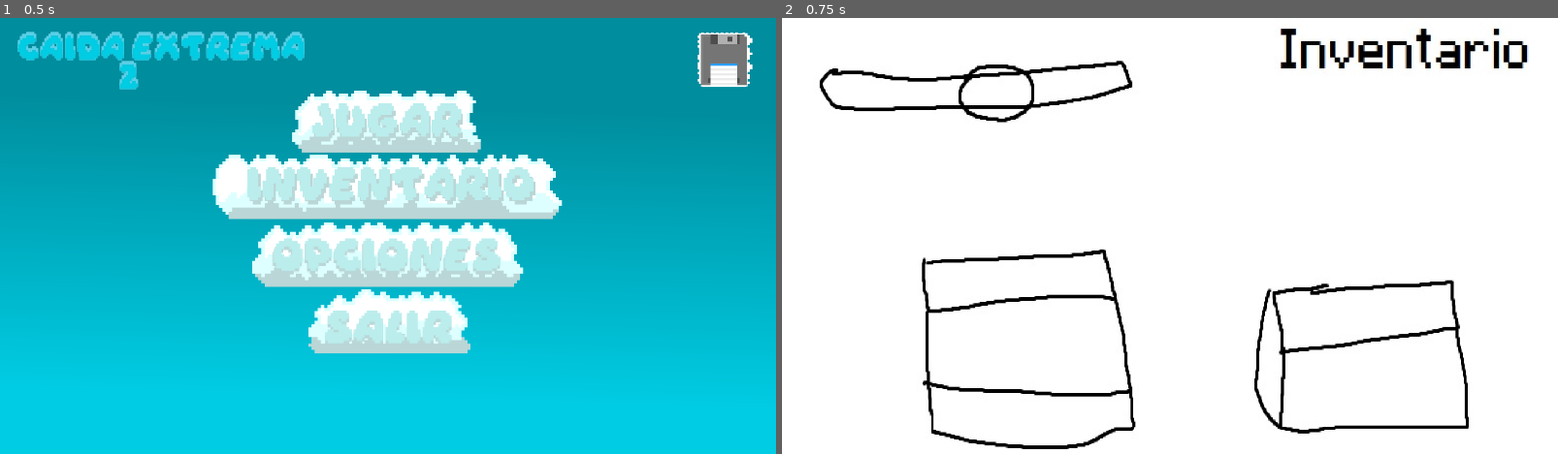
Above: before the commit, frames 1-2 (left to right).
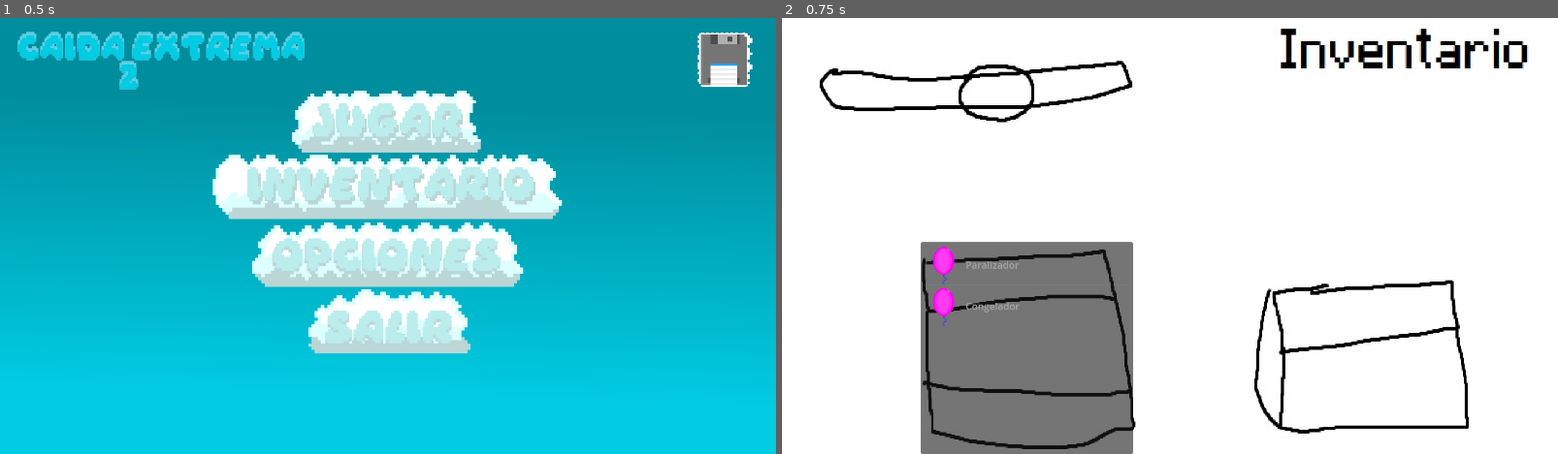
Above: after the commit, the same moments.

Repository: kevinMG01/CaidaExtrema_Version_2.1
Game: Godot game, scene res://escenas/menus/menu_principal/menu_principal.tscn
Two runs of this game, one before a commit and one after it. Both use one fixed random seed, a clock stepped at 60 frames per second and the inputs below. The project has no main scene, so this scene is started directly.
Inputs (mouse positions are in pixels of both pictures, inside the frame that each line leads up to):
- Up to frame 1 (0.5 s): no input
- Up to frame 2 (0.75 s): click (1170, 188) at 0.5 s

Frame 1 is identical in both runs. In frame 2, 12% of the frame differs, in the area x 17-46%, y 51-100%.

Commit message:
Orden de botones

Diff:
--- a/caidaextremas_version_2.1/escenas/menus/inventario/Inventario.tscn
+++ b/caidaextremas_version_2.1/escenas/menus/inventario/Inventario.tscn
@@ -1,6 +1,7 @@
-[gd_scene load_steps=2 format=3 uid="uid://dom25syo7ar7h"]
+[gd_scene load_steps=3 format=3 uid="uid://dom25syo7ar7h"]
 
 [ext_resource type="Texture2D" uid="uid://hvna3saatyhf" path="res://assets/menus/inventario/k.jpg" id="1_trr87"]
+[ext_resource type="Texture2D" uid="uid://cddlqs3hd6b53" path="res://assets/enemies/globo/Globo_enemigo_sprite_1.png" id="2_2kg2n"]
 
 [node name="Inventario" type="Control"]
 layout_mode = 3
@@ -18,3 +19,59 @@
 grow_horizontal = 2
 grow_vertical = 2
 texture = ExtResource("1_trr87")
+
+[node name="HBoxContainer" type="HBoxContainer" parent="."]
+layout_mode = 1
+anchors_preset = 15
+anchor_right = 1.0
+anchor_bottom = 1.0
+grow_horizontal = 2
+grow_vertical = 2
+
+[node name="MarginContainer" type="MarginContainer" parent="HBoxContainer"]
+layout_mode = 2
+size_flags_horizontal = 0
+theme_override_constants/margin_right = 235
+
+[node name="VBoxContainer" type="VBoxContainer" parent="HBoxContainer"]
+layout_mode = 2
+size_flags_horizontal = 4
+size_flags_vertical = 4
+
+[node name="Item_seleccionado" type="GridContainer" parent="HBoxContainer/VBoxContainer"]
+custom_minimum_size = Vector2(250, 150)
+layout_mode = 2
+size_flags_horizontal = 2
+size_flags_vertical = 10
+
+[node name="MarginContainer" type="MarginContainer" parent="HBoxContainer/VBoxContainer"]
+layout_mode = 2
+theme_override_constants/margin_top = 440
+
+[node name="VBoxContainer" type="VBoxContainer" parent="."]
+layout_mode = 1
+anchors_preset = 15
+anchor_right = 1.0
+anchor_bottom = 1.0
+grow_horizontal = 2
+grow_vertical = 2
+
+[node name="HBoxContainer" type="HBoxContainer" parent="VBoxContainer"]
+layout_mode = 2
+size_flags_vertical = 10
+
+[node name="MarginContainer" type="MarginContainer" parent="VBoxContainer/HBoxContainer"]
+layout_mode = 2
+theme_override_constants/margin_right = 225
+
+[node name="ItemList" type="ItemList" parent="VBoxContainer/HBoxContainer"]
+custom_minimum_size = Vector2(350, 350)
+layout_mode = 2
+size_flags_horizontal = 0
+size_flags_vertical = 10
+select_mode = 1
+item_count = 2
+item_0/text = "Paralizador"
+item_0/icon = ExtResource("2_2kg2n")
+item_1/text = "Congelador"
+item_1/icon = ExtResource("2_2kg2n")
--- a/caidaextremas_version_2.1/escenas/menus/menu_de_niveles/Menu_de_zonas.tscn
+++ b/caidaextremas_version_2.1/escenas/menus/menu_de_niveles/Menu_de_zonas.tscn
@@ -1,6 +1,7 @@
-[gd_scene load_steps=2 format=3 uid="uid://ex6riwp4ua5i"]
+[gd_scene load_steps=3 format=3 uid="uid://ex6riwp4ua5i"]
 
 [ext_resource type="Texture2D" uid="uid://cbrv6t6ldtup1" path="res://assets/menus/menu_de_niveles/d.jpg" id="1_2geil"]
+[ext_resource type="Texture2D" uid="uid://cddlqs3hd6b53" path="res://assets/enemies/globo/Globo_enemigo_sprite_1.png" id="2_5d0gk"]
 
 [node name="MenuDeZonas" type="Control"]
 layout_mode = 3
@@ -10,7 +11,7 @@
 grow_horizontal = 2
 grow_vertical = 2
 
-[node name="TextureRect" type="TextureRect" parent="."]
+[node name="Fondo" type="TextureRect" parent="."]
 layout_mode = 1
 anchors_preset = 15
 anchor_right = 1.0
@@ -18,3 +19,59 @@
 grow_horizontal = 2
 grow_vertical = 2
 texture = ExtResource("1_2geil")
+
+[node name="VBoxContainer" type="VBoxContainer" parent="."]
+layout_mode = 1
+anchors_preset = 15
+anchor_right = 1.0
+anchor_bottom = 1.0
+grow_horizontal = 2
+grow_vertical = 2
+
+[node name="HBoxContainer" type="HBoxContainer" parent="VBoxContainer"]
+layout_mode = 2
+size_flags_vertical = 6
+
+[node name="Zona_1" type="TextureButton" parent="VBoxContainer/HBoxContainer"]
+custom_minimum_size = Vector2(150, 150)
+layout_mode = 2
+size_flags_horizontal = 6
+size_flags_vertical = 2
+texture_normal = ExtResource("2_5d0gk")
+stretch_mode = 0
+
+[node name="Zona_2" type="TextureButton" parent="VBoxContainer/HBoxContainer"]
+modulate = Color(1, 0, 0, 1)
+custom_minimum_size = Vector2(150, 150)
+layout_mode = 2
+size_flags_horizontal = 2
+size_flags_vertical = 2
+texture_normal = ExtResource("2_5d0gk")
+stretch_mode = 0
+
+[node name="Zona_3" type="TextureButton" parent="VBoxContainer/HBoxContainer"]
+modulate = Color(1, 0, 0, 1)
+custom_minimum_size = Vector2(150, 150)
+layout_mode = 2
+size_flags_horizontal = 2
+size_flags_vertical = 2
+texture_normal = ExtResource("2_5d0gk")
+stretch_mode = 0
+
+[node name="Zona_4" type="TextureButton" parent="VBoxContainer/HBoxContainer"]
+modulate = Color(1, 0, 0, 1)
+custom_minimum_size = Vector2(150, 150)
+layout_mode = 2
+size_flags_horizontal = 2
+size_flags_vertical = 2
+texture_normal = ExtResource("2_5d0gk")
+stretch_mode = 0
+
+[node name="Zona_5" type="TextureButton" parent="VBoxContainer"]
+modulate = Color(1, 0, 0, 1)
+custom_minimum_size = Vector2(150, 150)
+layout_mode = 2
+size_flags_horizontal = 4
+size_flags_vertical = 2
+texture_normal = ExtResource("2_5d0gk")
+stretch_mode = 0
